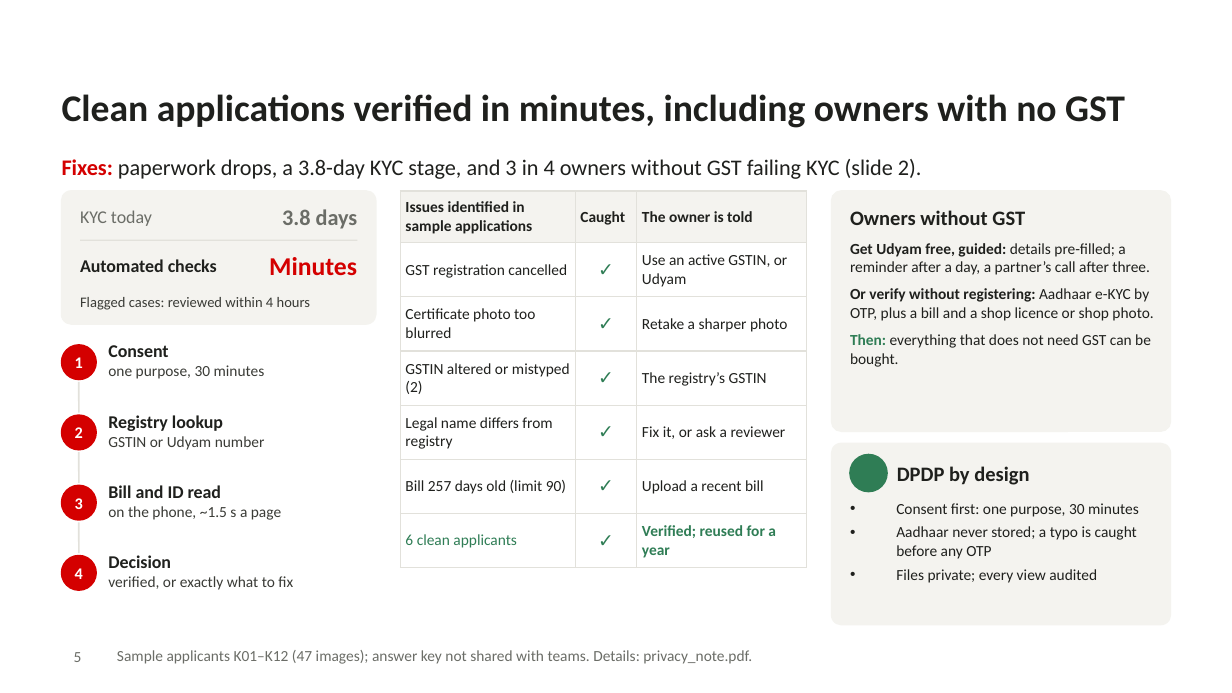
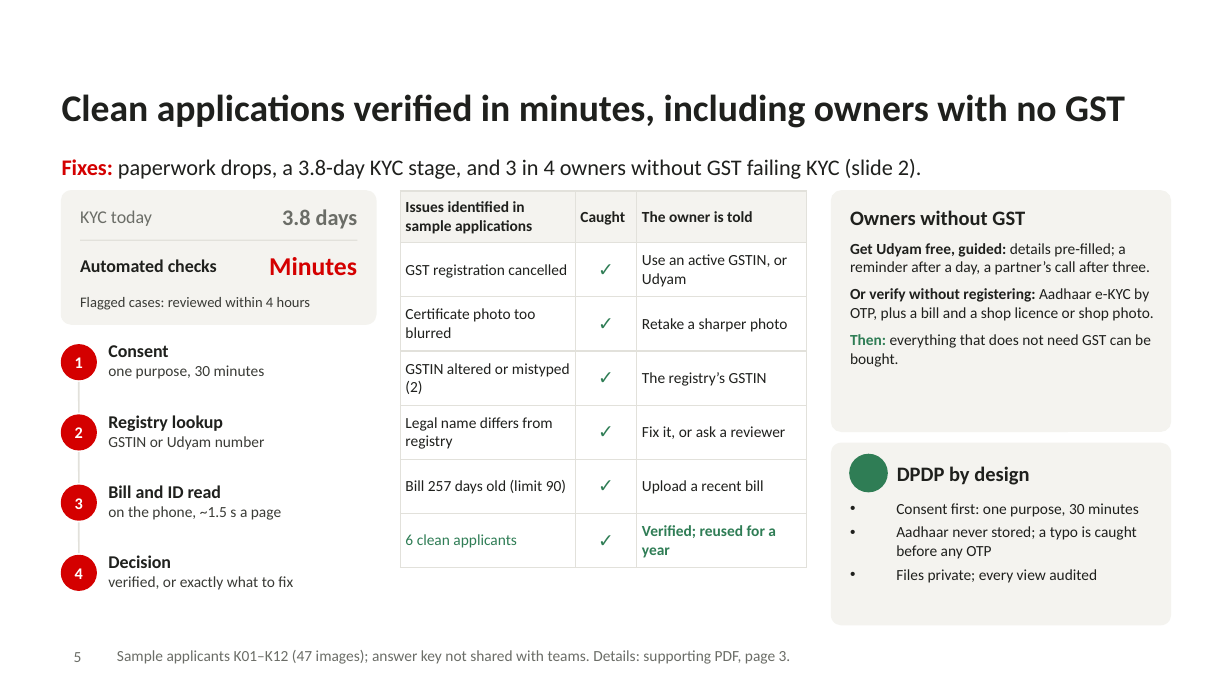
Before and after one commit to k9927/udyam-digital, a slide deck: slide 5 of docs/NATPAT_TIET-Patiala.pptx. Drawn at 1232x693 pixels with LibreOffice and Linux fonts; fonts in the diff are those of the drawing; background and template pictures are left out. Boxes give left, top, right and bottom in pixels: in the first picture for what was removed or moved away, otherwise in the second. Text is boxed around its words. In the diff, an @@ line names an element or a change of style, - is before the commit and + after.

```diff
--- a/docs/NATPAT_TIET-Patiala.pptx
+++ b/docs/NATPAT_TIET-Patiala.pptx
@@ text at bbox=[117, 650, 791, 664]: text changed @@
-Sample applicants K01–K12 (47 images); answer key not shared with teams. Details: privacy_note.pdf.
+Sample applicants K01–K12 (47 images); answer key not shared with teams. Details: supporting PDF, page 3.
```
Also in this commit, not shown: 1 other slide changed, 1 other file.
